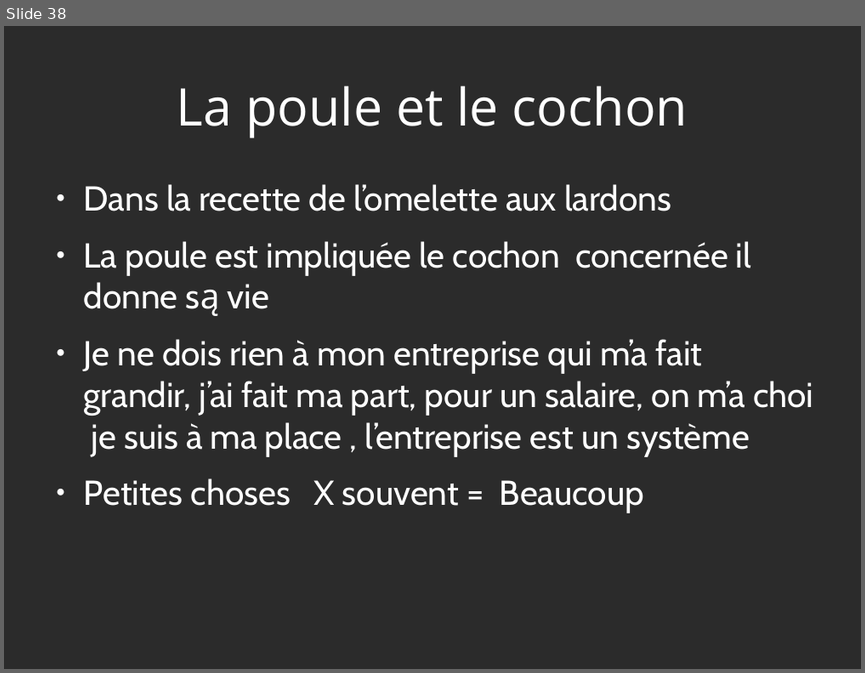
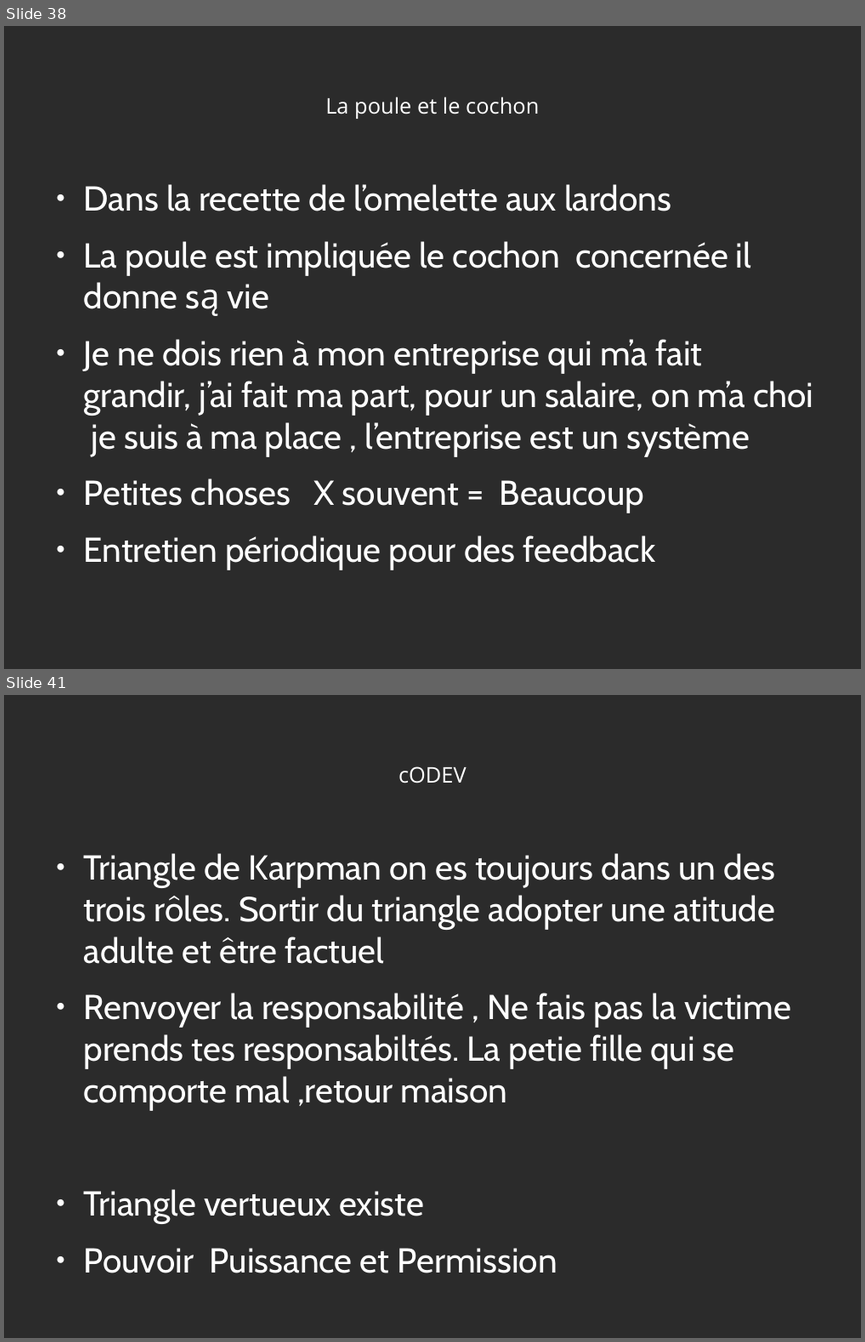
Before and after one commit to heylve/current, a slide deck: admin_perso/germe_formation.odp. Shown one above the other, each under a label of ours: slide 38 before the commit, slides 38 and 41 after it; the slides between them are not shown. The pictures are 865x673 and 865x1342 pixels, drawn with LibreOffice and Linux fonts; fonts in the diff are those of the drawing; background and template pictures are left out; a plain dark background stands for a picture behind light text. Boxes give left, top, right and bottom in pixels: in the first picture for what was removed or moved away, otherwise in the second. Text is boxed around its words. In the diff, an @@ line names an element or a change of style, - is before the commit and + after.

```diff
--- a/admin_perso/germe_formation.odp
+++ b/admin_perso/germe_formation.odp
@@ slide 41 added at <box>4,695,861,1338</box>, background picture (left out) @@
@@ title added at <box>398,766,466,783</box>, 20 pt, text #FFFFFF @@
+cODEV
@@ text added at <box>84,853,791,1273</box>, 32 pt, text #FFFFFF @@
+● Triangle de Karpman on es toujours dans un des trois rôles. Sortir du triangle adopter une atitude adulte et être factuel
+● Renvoyer la responsabilité , Ne fais pas la victime prends tes responsabiltés. La petie fille qui se comporte mal ,retour maison
+● Triangle vertueux existe
+● Pouvoir Puissance et Permission
@@ slide 38 changed as well @@
@@ title "La poule et le cochon" at <box>325,97,539,119</box>: size 48 to 20 pt @@
@@ text at <box>84,535,656,569</box>: paragraph added @@
+● Entretien périodique pour des feedback
```
Also in this commit, not shown: 36 other slides changed, 25 other slides added, 1 other file.
